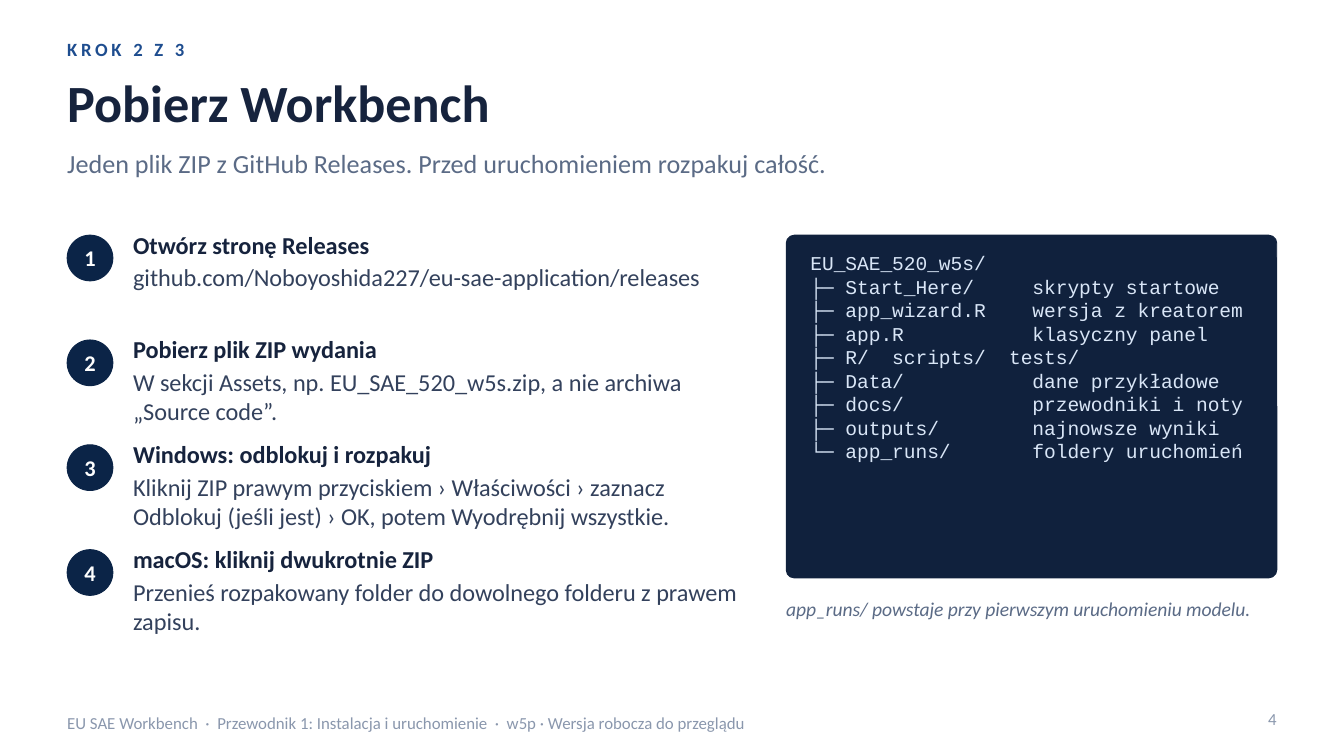
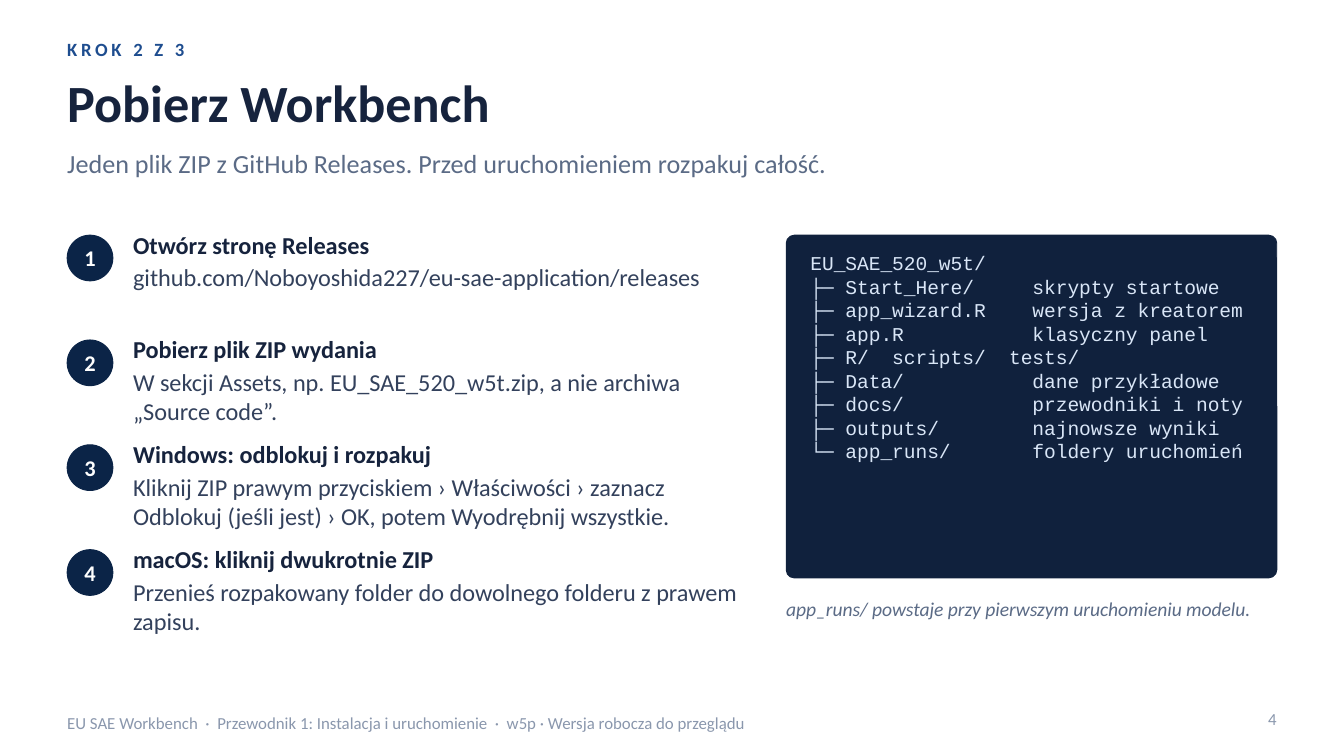
Before and after one commit to Noboyoshida227/eu-sae-application, a slide deck: slide 4 of docs/instructions/Polish/EU_SAE_Workbench_Guide_1_Install_and_Start_PL.pptx. Drawn at 1344x756 pixels with LibreOffice and Linux fonts; fonts in the diff are those of the drawing. Boxes give left, top, right and bottom in pixels: in the first picture for what was removed or moved away, otherwise in the second. Text is boxed around its words. In the diff, an @@ line names an element or a change of style, - is before the commit and + after.

```diff
--- a/docs/instructions/Polish/EU_SAE_Workbench_Guide_1_Install_and_Start_PL.pptx
+++ b/docs/instructions/Polish/EU_SAE_Workbench_Guide_1_Install_and_Start_PL.pptx
@@ text at (810, 257, 985, 272): text changed @@
-EU_SAE_520_w5s/
+EU_SAE_520_w5t/
@@ text at (133, 374, 680, 424): text changed @@
-W sekcji Assets, np. EU_SAE_520_w5s.zip, a nie archiwa „Source code”.
+W sekcji Assets, np. EU_SAE_520_w5t.zip, a nie archiwa „Source code”.
```
Also in this commit, not shown: 39 other files.
